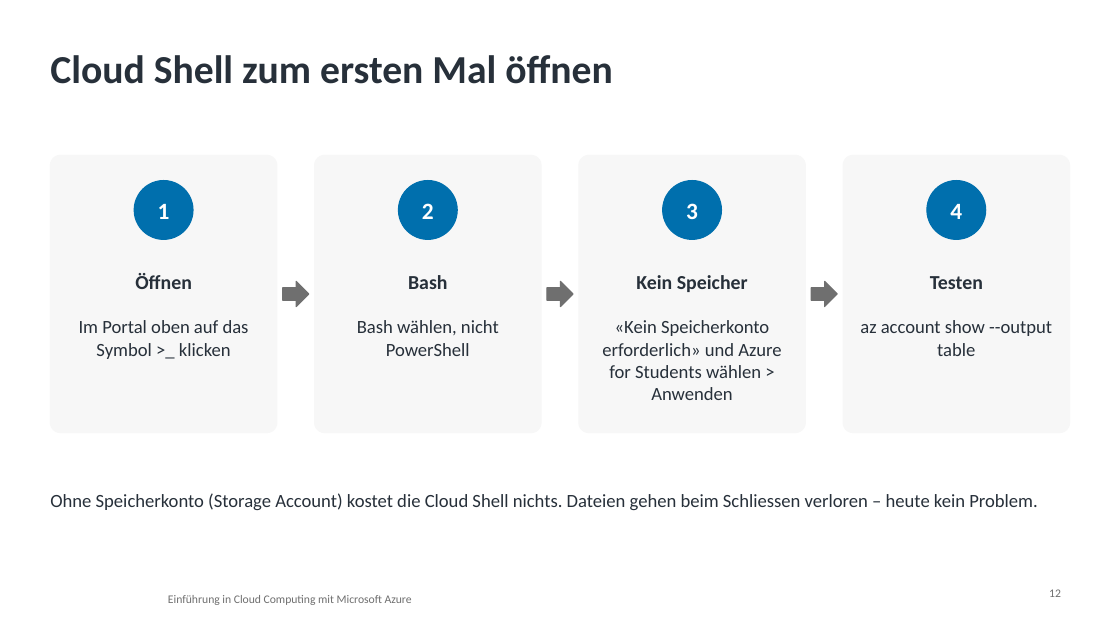
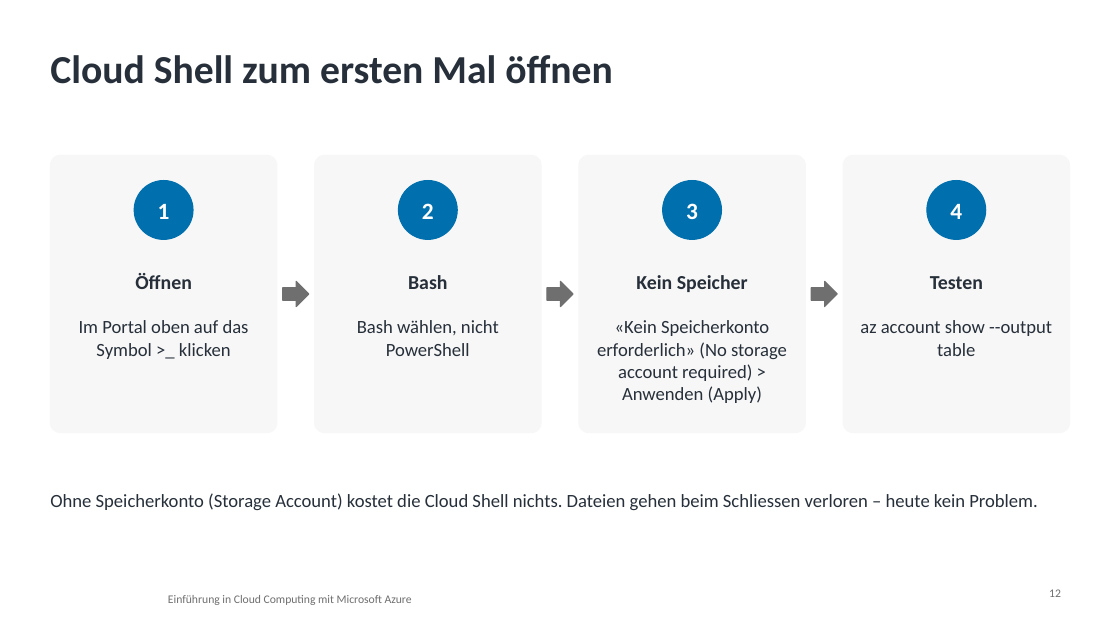
Before and after one commit to pat-teacher/azure-basics-training, a slide deck: slide 12 of praesentationen/input-03-azure-aufbau.pptx. Drawn at 1120x630 pixels with LibreOffice and Linux fonts; fonts in the diff are those of the drawing; background and template pictures are left out. Boxes give left, top, right and bottom in pixels: in the first picture for what was removed or moved away, otherwise in the second. Text is boxed around its words. In the diff, an @@ line names an element or a change of style, - is before the commit and + after.

Commit message:
Update presentation materials: enhance clarity and detail in Azure Compute and Storage content

```diff
--- a/praesentationen/input-03-azure-aufbau.pptx
+++ b/praesentationen/input-03-azure-aufbau.pptx
@@ text at bbox=[597, 320, 787, 403]: text changed @@
-«Kein Speicherkonto erforderlich» und Azure for Students wählen > Anwenden
+«Kein Speicherkonto erforderlich» (No storage account required) > Anwenden (Apply)
```
Also in this commit, not shown: 1 other slide changed, 3 other files.
